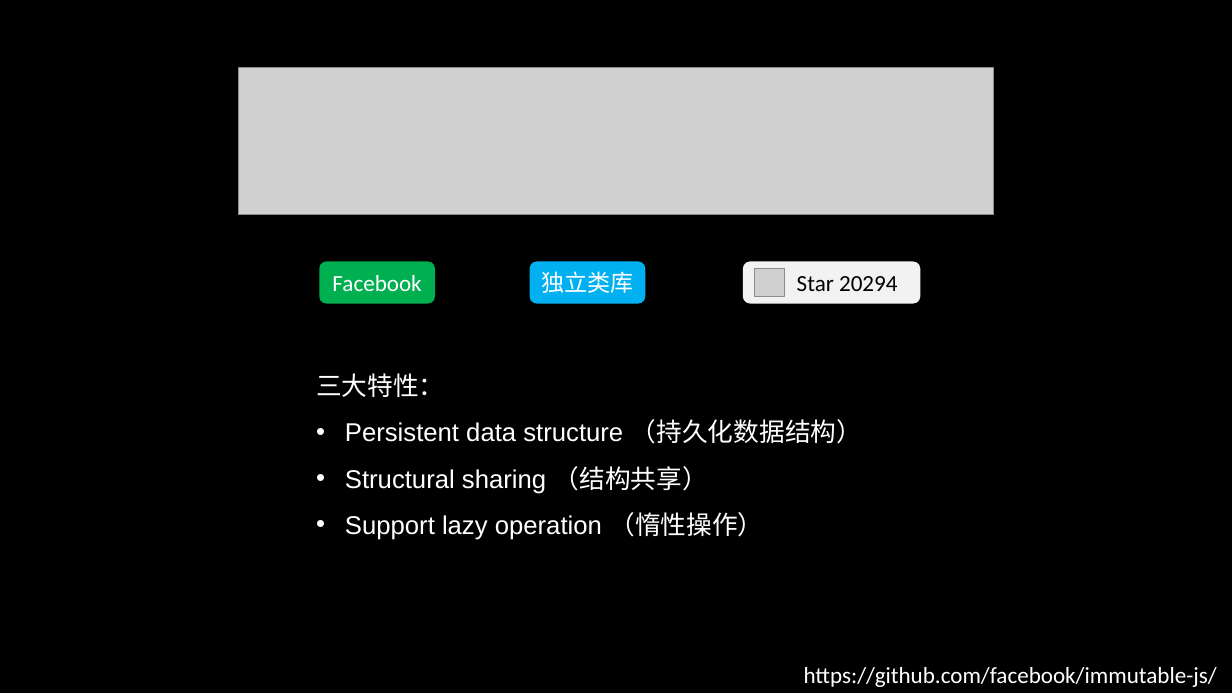
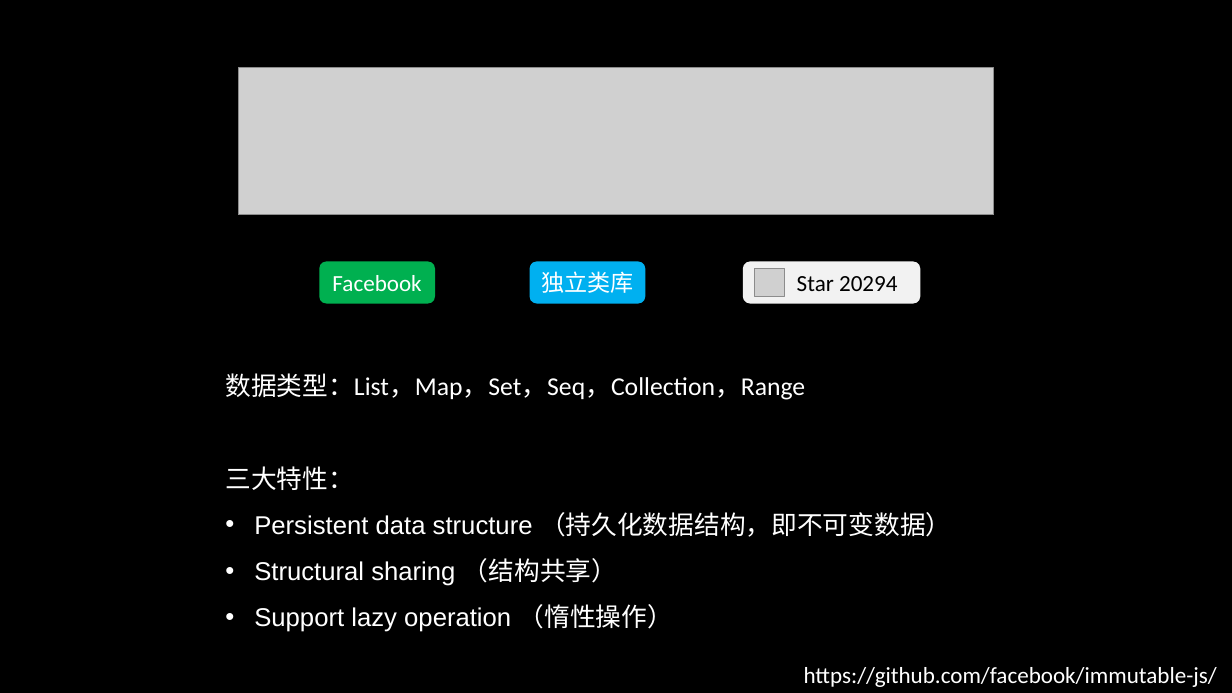
Before and after one commit to xfields/immutable-tutorial, a slide deck: slide 5 of docs/immutablejs_谢飞.pptx. Drawn at 1232x693 pixels with LibreOffice and Linux fonts; fonts in the diff are those of the drawing; grey boxes stand for pictures. Boxes give left, top, right and bottom in pixels: in the first picture for what was removed or moved away, otherwise in the second. Text is boxed around its words. In the diff, an @@ line names an element or a change of style, - is before the commit and + after.

```diff
--- a/docs/immutablejs_谢飞.pptx
+++ b/docs/immutablejs_谢飞.pptx
@@ text "数据类型：List，Map，Set，Seq，Collection，Range": place and size @@
-text "数据类型：List，Map，Set，Seq，Collection，Range" at bbox=[316, 373, 862, 540]
+text "数据类型：List，Map，Set，Seq，Collection，Range" at bbox=[225, 373, 951, 632]
@@ text at bbox=[225, 373, 805, 400]: paragraph added @@
+数据类型：List，Map，Set，Seq，Collection，Range
@@ text at bbox=[254, 512, 951, 537]: text changed @@
-• Persistent data structure （持久化数据结构）
+• Persistent data structure （持久化数据结构，即不可变数据）
```
Also in this commit, not shown: 2 other slides changed, 12 slides added, 1 slide removed, 6 other files.
